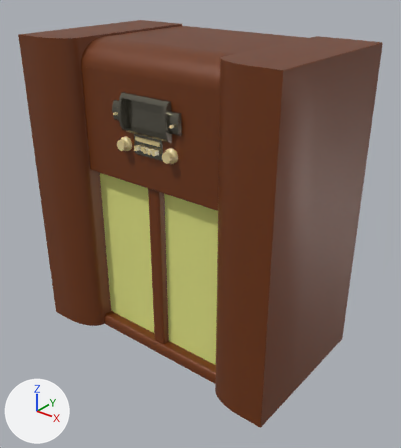
The Blender file radio.blend as it was, and as the next commit left it.
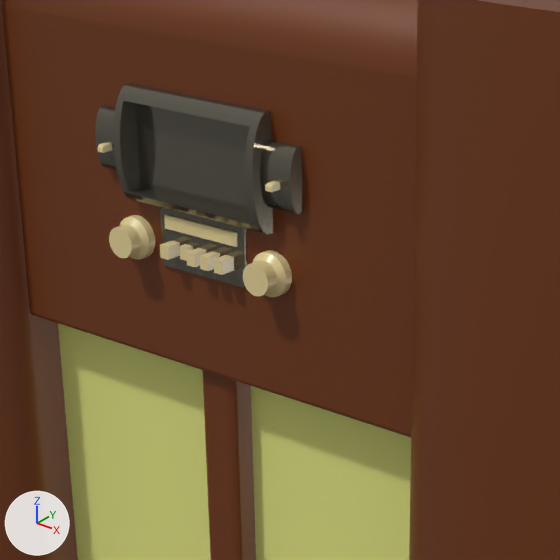
Each version is shown whole from a 50 mm lens placed at (2.307, -2.867, 2.636), pointed at (0.09, -0.096, 0.918), then close up on the part from 20% to 67% of the width and 14% to 56% of the height. The lights are fixed; the arrows at lower left show +X, +Y and +Z.

Before the edit, the objects in view are built like this:
```python
ob_button = bpy.data.objects.new('Button', me_cube_004)
ob_button.location = (-0.069, -0.521, 1.555)
ob_knobs = bpy.data.objects.new('Knobs', me_cylinder)
ob_knobs.location = (-0.147, -0.513, 1.556)
ob_panel = bpy.data.objects.new('Panel', me_cube_001)
ob_panel.location = (0.007, -0.509, 1.76)
ob_panel_001 = bpy.data.objects.new('Panel.001', me_cube_002)
ob_panel_001.location = (0.236, -0.509, 1.76)
ob_panel_002 = bpy.data.objects.new('Panel.002', me_cube_003)
ob_panel_002.location = (-0.223, -0.509, 1.76)
ob_smallpanel = bpy.data.objects.new('SmallPanel', me_cube_006)
ob_smallpanel.location = (0.007, -0.48, 1.577)
# also in view: 'RadioBody' at (0.0, -0.068, 1.08)
```
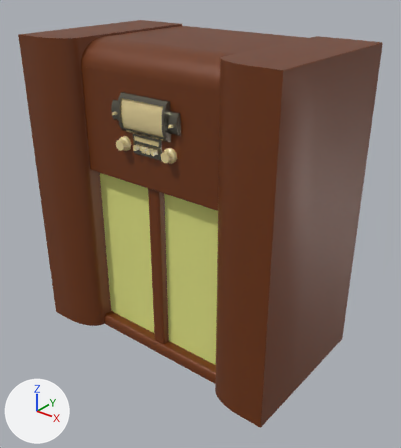
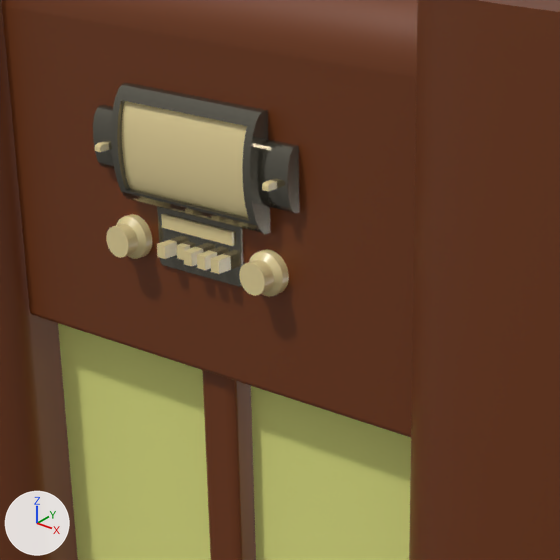
What differs and where, as boxes [x1, y1, x2, y2] in the close-ups (560 x 560 px):
'Panel', moved: before [114, 83, 273, 235]; after [111, 83, 271, 234]
'LightUpPanel', added (beige): after [122, 101, 248, 218]
'Knobs', moved: before [109, 215, 292, 298]; after [106, 214, 289, 297]
'Button', moved: before [98, 142, 280, 275]; after [95, 142, 277, 274]
'SmallPanel', moved: before [160, 208, 247, 287]; after [157, 207, 244, 287]
'Panel.001', moved: before [260, 140, 302, 214]; after [257, 139, 300, 213]

The edits, one by one:
Mesh me_cube_007 is new.
It has 48 vertices, 26 faces and spans x -0.0385..0.0385, y -0.0253..0.0253, z -0.0653..0.0653.
It uses material mat_plastic (beige #e7d49a).
Object 'Knobs' (ob_knobs) moves from (-0.147, -0.513, 1.556) to (-0.155, -0.513, 1.556).
Object 'Panel' (ob_panel) moves from (0.007, -0.509, 1.76) to (0.0, -0.509, 1.76).
Object 'Panel.001' (ob_panel_001) moves from (0.236, -0.509, 1.76) to (0.229, -0.509, 1.76).
Object 'Button' (ob_button) moves from (-0.069, -0.521, 1.555) to (-0.077, -0.521, 1.555).
Object 'SmallPanel' (ob_smallpanel) moves from (0.007, -0.48, 1.577) to (-0.002, -0.48, 1.577).
Object 'LightUpPanel' (ob_lightuppanel) is new; it shows me_cube_007.
Its location is (0.0, -0.519, 1.76).
Its scale is (4.53, 1.0, 1.52).
